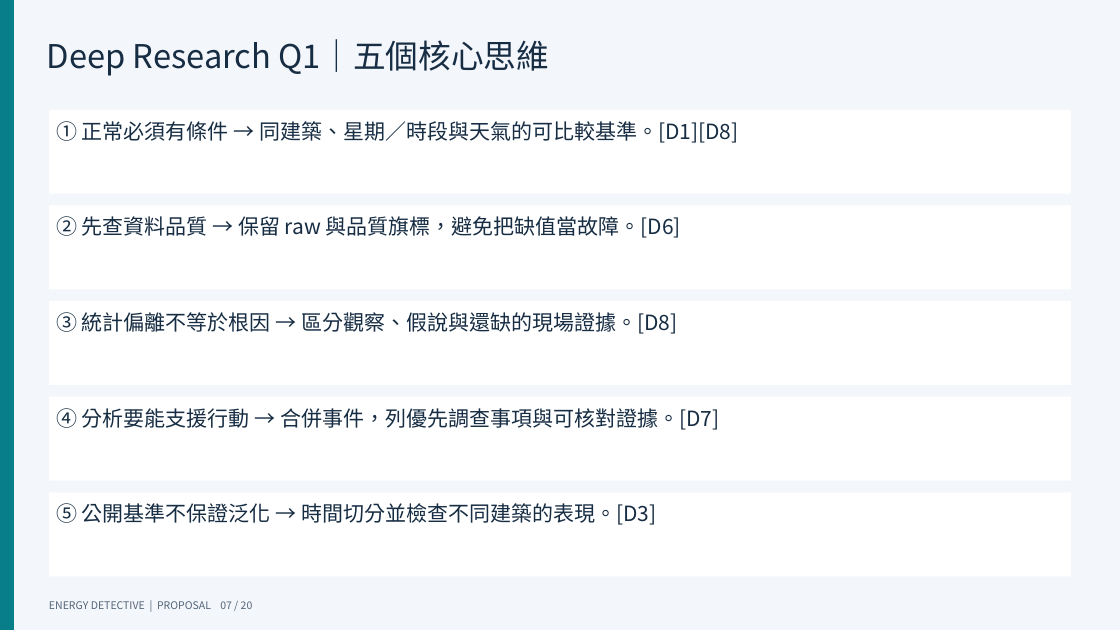
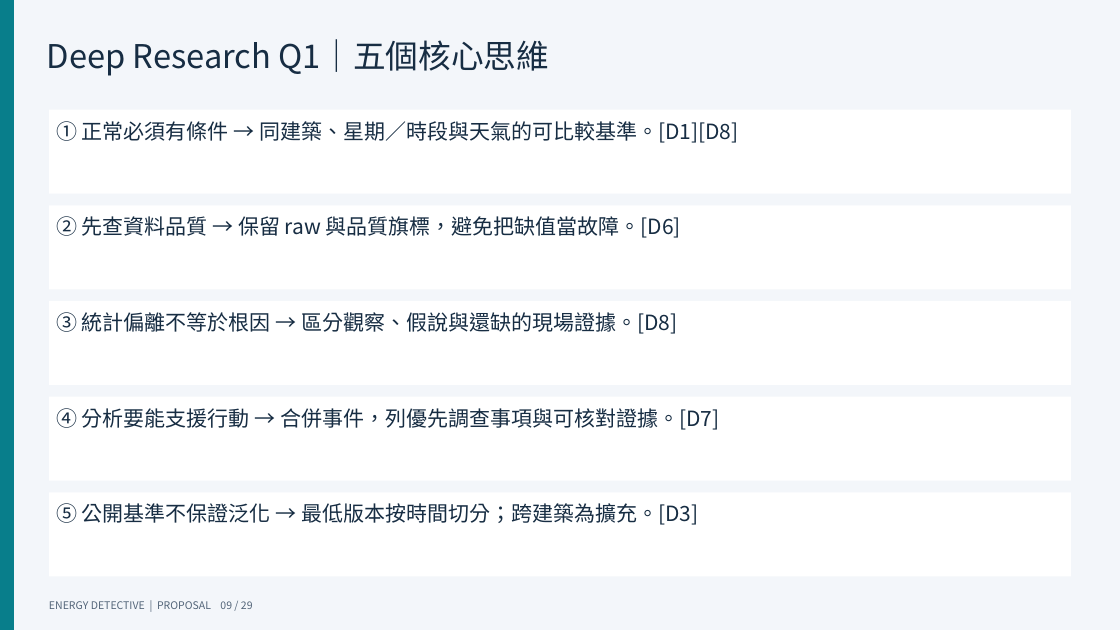
Before and after one commit to benson103081/energy-detective-agent, a slide deck: slide 9 of deliverables/Proposal.pptx (slide 7 before the commit). Drawn at 1120x630 pixels with LibreOffice and Linux fonts; fonts in the diff are those of the drawing. Boxes give left, top, right and bottom in pixels: in the first picture for what was removed or moved away, otherwise in the second. Text is boxed around its words. In the diff, an @@ line names an element or a change of style, - is before the commit and + after.

Commit message:
Complete proposal evaluation protocol and reproducible deliverables

```diff
--- a/deliverables/Proposal.pptx
+++ b/deliverables/Proposal.pptx
@@ text in rectangle at (56, 503, 698, 525): text changed @@
-⑤ 公開基準不保證泛化 → 時間切分並檢查不同建築的表現。[D3]
+⑤ 公開基準不保證泛化 → 最低版本按時間切分；跨建築為擴充。[D3]
@@ text at (49, 601, 253, 609): text changed @@
-ENERGY DETECTIVE | PROPOSAL 07 / 20
+ENERGY DETECTIVE | PROPOSAL 09 / 29
```
Also in this commit, not shown: 19 other slides changed, 9 slides added, 20 other files.
